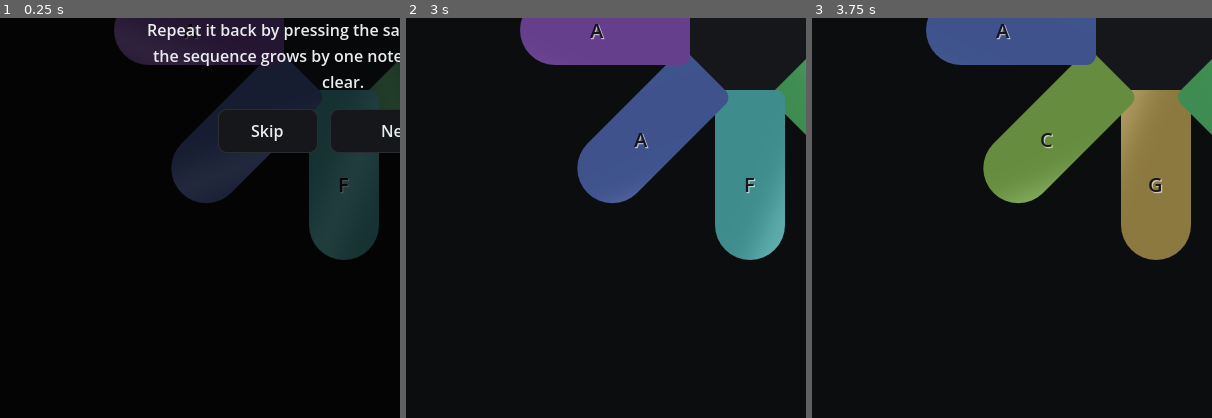
Above: before the commit, frames 1-3 (left to right).
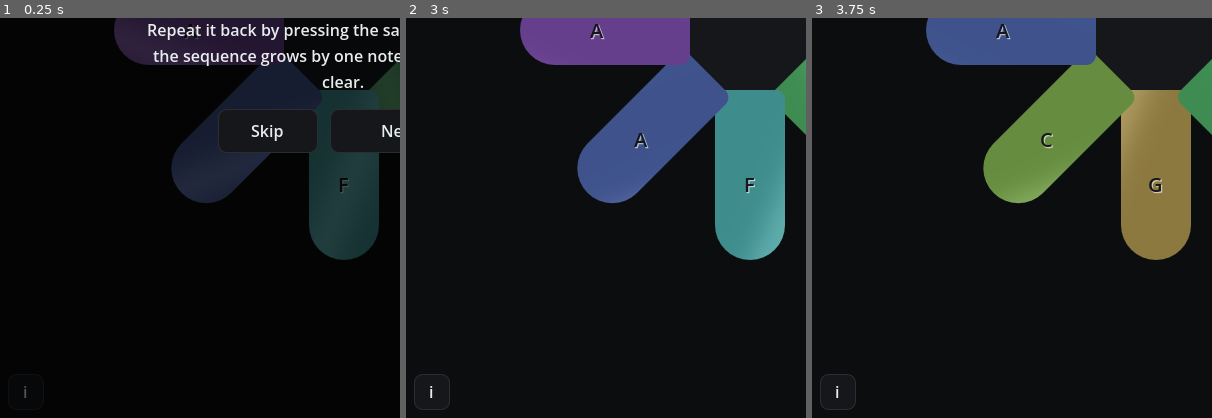
Above: after the commit, the same moments.

Repository: jaguarshadow/Simon
Game: Godot game, scene res://scenes/Main.tscn
Same seed, same stepped clock (60 frames per second), same inputs: the game is played once before the commit and once after it.
Inputs (mouse positions are % of the whole screen's width and height, from its top left):
- Up to frame 1 (0.25 s): no input
- Up to frame 2 (3 s): click (10, 95) at 0.5 s, where only the run after the commit has a clickable "i"; click "Normal Mode" at 1.25 s; click "Normal Mode" at 2 s; click "Skip" at 2.75 s
- Up to frame 3 (3.75 s): click "Chaos Mode" at 3.5 s
The pictures show only the part of the screen within x 7-57%, y 48-98%; the shares and areas given below are measured in that part.

The runs differ from the first frame. In frame 1, less than 0.1% of the frame differs, in the area x 6-7%, y 92-95%; in frame 2, less than 0.1%, in the area x 2-11%, y 89-98%; in frame 3, less than 0.1%.

Commit message:
Add an FAQ panel behind a new i button next to Help
Short Q&A in the same conversational voice as bigwalk.game/faq - what the
game is, why it was built, how scoring/modifiers work, mode differences,
save data, audio synthesis, and a non-spoiling nod to the easter egg.
Panel mirrors the existing Settings/Onboarding dialog pattern (Dim +
CenterContainer + close button); QA content is built at runtime into a
scrollable list, same as everything else generated from data in this file.

Co-Authored-By: Claude Sonnet 5 <noreply@anthropic.com>

Diff:
--- a/scenes/Main.tscn
+++ b/scenes/Main.tscn
@@ -233,6 +233,19 @@
 grow_vertical = 0
 text = "?"
 
+[node name="FaqButton" type="Button" parent="."]
+layout_mode = 1
+anchors_preset = 2
+anchor_top = 1.0
+anchor_bottom = 1.0
+offset_left = 64.0
+offset_top = -56.0
+offset_right = 100.0
+offset_bottom = -20.0
+grow_vertical = 0
+tooltip_text = "FAQ"
+text = "i"
+
 [node name="FlashOverlay" type="ColorRect" parent="." unique_id=1498060507]
 layout_mode = 1
 anchors_preset = 15
@@ -722,6 +735,76 @@
 layout_mode = 2
 text = "Next"
 
+[node name="FaqPanel" type="Control" parent="."]
+visible = false
+layout_mode = 1
+anchors_preset = 15
+anchor_right = 1.0
+anchor_bottom = 1.0
+grow_horizontal = 2
+grow_vertical = 2
+
+[node name="Dim" type="ColorRect" parent="FaqPanel"]
+layout_mode = 1
+anchors_preset = 15
+anchor_right = 1.0
+anchor_bottom = 1.0
+grow_horizontal = 2
+grow_vertical = 2
+color = Color(0, 0, 0, 0.72)
+
+[node name="CenterContainer" type="CenterContainer" parent="FaqPanel"]
+layout_mode = 1
+anchors_preset = 15
+anchor_right = 1.0
+anchor_bottom = 1.0
+grow_horizontal = 2
+grow_vertical = 2
+
+[node name="ContentBox" type="VBoxContainer" parent="FaqPanel/CenterContainer"]
+custom_minimum_size = Vector2(520, 0)
+layout_mode = 2
+theme_override_constants/separation = 12
+
+[node name="PanelBG" type="PanelContainer" parent="FaqPanel/CenterContainer/ContentBox"]
+custom_minimum_size = Vector2(520, 560)
+layout_mode = 2
+theme_override_styles/panel = SubResource("StyleBoxFlat_settingsbg")
+
+[node name="Margin" type="MarginContainer" parent="FaqPanel/CenterContainer/ContentBox/PanelBG"]
+layout_mode = 2
+theme_override_constants/margin_left = 22
+theme_override_constants/margin_top = 20
+theme_override_constants/margin_right = 22
+theme_override_constants/margin_bottom = 20
+
+[node name="VBoxContainer" type="VBoxContainer" parent="FaqPanel/CenterContainer/ContentBox/PanelBG/Margin"]
+layout_mode = 2
+theme_override_constants/separation = 12
+
+[node name="TitleLabel" type="Label" parent="FaqPanel/CenterContainer/ContentBox/PanelBG/Margin/VBoxContainer"]
+layout_mode = 2
+theme_override_font_sizes/font_size = 22
+text = "FAQ"
+horizontal_alignment = 1
+
+[node name="ScrollContainer" type="ScrollContainer" parent="FaqPanel/CenterContainer/ContentBox/PanelBG/Margin/VBoxContainer"]
+custom_minimum_size = Vector2(0, 440)
+layout_mode = 2
+size_flags_vertical = 3
+horizontal_scroll_mode = 0
+
+[node name="QAList" type="VBoxContainer" parent="FaqPanel/CenterContainer/ContentBox/PanelBG/Margin/VBoxContainer/ScrollContainer"]
+custom_minimum_size = Vector2(480, 0)
+layout_mode = 2
+size_flags_horizontal = 3
+theme_override_constants/separation = 18
+
+[node name="CloseButton" type="Button" parent="FaqPanel/CenterContainer/ContentBox/PanelBG/Margin/VBoxContainer"]
+custom_minimum_size = Vector2(0, 44)
+layout_mode = 2
+text = "Close"
+
 [node name="GameOverPanel" type="Control" parent="."]
 visible = false
 layout_mode = 1
--- a/scripts/Main.gd
+++ b/scripts/Main.gd
@@ -228,6 +228,23 @@
 	{"title": "Modifier Choices", "body": "Every 3rd round, pick one of three modifiers. Multiplier, Defense, Tempo, and Bonus-Event each get one equipped slot - picking the same one again levels it up, picking a new one swaps it in."},
 ]
 
+# FAQ panel copy - short, direct, a little playful. Built into a scrollable
+# list at runtime (_build_faq_content) rather than hand-laid-out in the
+# scene, same reasoning as everything else generated from data in this file.
+const FAQ_ENTRIES := [
+	{"q": "What is this?", "a": "A memory game - you know the one - rebuilt as a steel tongue drum. Watch a sequence, tap it back, don't miss."},
+	{"q": "Why did you build this?", "a": "Wanted a Simon clone that never punishes you for playing a \"wrong\" note, because on a real steel tongue drum there isn't one. Also wanted to see how far \"everything generated at runtime, zero imported assets\" could actually go. Pretty far, it turns out."},
+	{"q": "Do I need to know music theory?", "a": "No. Every starting scale is pentatonic, which is a fancy way of saying every note sounds fine next to every other note. Just play."},
+	{"q": "So I really can't hit a bad note?", "a": "You can miss a pad - wrong position in the sequence - but you can't pick an ugly-sounding one on a pentatonic scale. That guarantee is why the game opens on one and only lets the dissonant scales in later."},
+	{"q": "How does scoring work?", "a": "Points pile up in an unbanked pool while you play. Hit Cash Out whenever you want to lock them in - longer streak, bigger bonus - but a miss before you cash out forfeits whatever's still unbanked. Everything already banked is yours forever."},
+	{"q": "What are modifiers?", "a": "Every 3rd round you draft one. Four slots - Multiplier, Defense, Tempo, Bonus-Event - one modifier equipped per slot at a time. Picking the same one again levels it up (1 to 5); picking a different one swaps it in. 24 to find."},
+	{"q": "Normal, Chaos, Duet, Zen, Music - what's the difference?", "a": "Normal is the standard climb. Chaos reshuffles the pads and speeds up. Duet has the game play a phrase for you to echo back. Zen has no sequence or fail state, just noodling. Music plays itself - hands in your lap, just listen."},
+	{"q": "Is my progress saved?", "a": "Best score, round, and combo persist locally and unlock new scales/palettes/themes as you go. No account, no cloud - just a save file on your machine."},
+	{"q": "How's the audio made?", "a": "Synthesized at runtime, harmonics and all. There isn't a single audio file anywhere in this game. Same story for the two animated pad skins - shader math, not textures."},
+	{"q": "Is there a secret?", "a": "Maybe. Try typing something while you play."},
+	{"q": "I found a bug, or have feedback.", "a": "Genuinely useful, please say something. This is a small, actively-tinkered-with project - nothing's too minor to mention."},
+]
+
 @onready var background_rect: ColorRect = $Background
 @onready var resonator_panel: Panel = $Resonator
 @onready var pad_ring: Control = $PadRing
@@ -275,6 +292,10 @@
 
 @onready var help_button: Button = $HelpButton
 @onready var onboarding_panel: Control = $OnboardingPanel
+@onready var faq_button: Button = $FaqButton
+@onready var faq_panel: Control = $FaqPanel
+@onready var faq_qa_list: VBoxContainer = $FaqPanel/CenterContainer/ContentBox/PanelBG/Margin/VBoxContainer/ScrollContainer/QAList
+@onready var faq_close_button: Button = $FaqPanel/CenterContainer/ContentBox/PanelBG/Margin/VBoxContainer/CloseButton
 @onready var onboarding_step_label: Label = $OnboardingPanel/CenterContainer/VBoxContainer/StepIndicatorLabel
 @onready var onboarding_title_label: Label = $OnboardingPanel/CenterContainer/VBoxContainer/TitleLabel
 @onready var onboarding_body_label: Label = $OnboardingPanel/CenterContainer/VBoxContainer/BodyLabel
@@ -471,6 +492,9 @@
 	onboarding_skip_button.pressed.connect(_on_onboarding_close_pressed)
 	onboarding_next_button.pressed.connect(_on_onboarding_next_pressed)
 	game_over_close_button.pressed.connect(_on_game_over_close_pressed)
+	faq_button.pressed.connect(_on_faq_button_pressed)
+	faq_close_button.pressed.connect(_on_faq_close_pressed)
+	_build_faq_content()
 	_connect_ui_clicks()
 	_setup_mix_sliders()
 	reduce_motion_check.button_pressed = reduce_motion
@@ -757,7 +781,7 @@
 		settings_button, settings_close_button, settings_close_x_button, settings_reset_button,
 		settings_confirm_yes_button, settings_confirm_no_button,
 		help_button, onboarding_skip_button, onboarding_next_button,
-		game_over_close_button, cash_out_button,
+		game_over_close_button, cash_out_button, faq_button, faq_close_button,
 	]
 	ui_click_buttons.append_array(scale_buttons)
 	ui_click_buttons.append_array(palette_buttons)
@@ -794,6 +818,29 @@
 
 func _on_help_button_pressed() -> void:
 	_show_onboarding()
+
+func _build_faq_content() -> void:
+	for entry in FAQ_ENTRIES:
+		var block := VBoxContainer.new()
+		block.add_theme_constant_override("separation", 4)
+		var q := Label.new()
+		q.text = String(entry["q"])
+		q.add_theme_font_size_override("font_size", 15)
+		q.autowrap_mode = 2
+		block.add_child(q)
+		var a := Label.new()
+		a.text = String(entry["a"])
+		a.add_theme_font_size_override("font_size", 13)
+		a.modulate.a = 0.75
+		a.autowrap_mode = 2
+		block.add_child(a)
+		faq_qa_list.add_child(block)
+
+func _on_faq_button_pressed() -> void:
+	faq_panel.visible = true
+
+func _on_faq_close_pressed() -> void:
+	faq_panel.visible = false
 
 func _show_onboarding() -> void:
 	onboarding_step = 0
